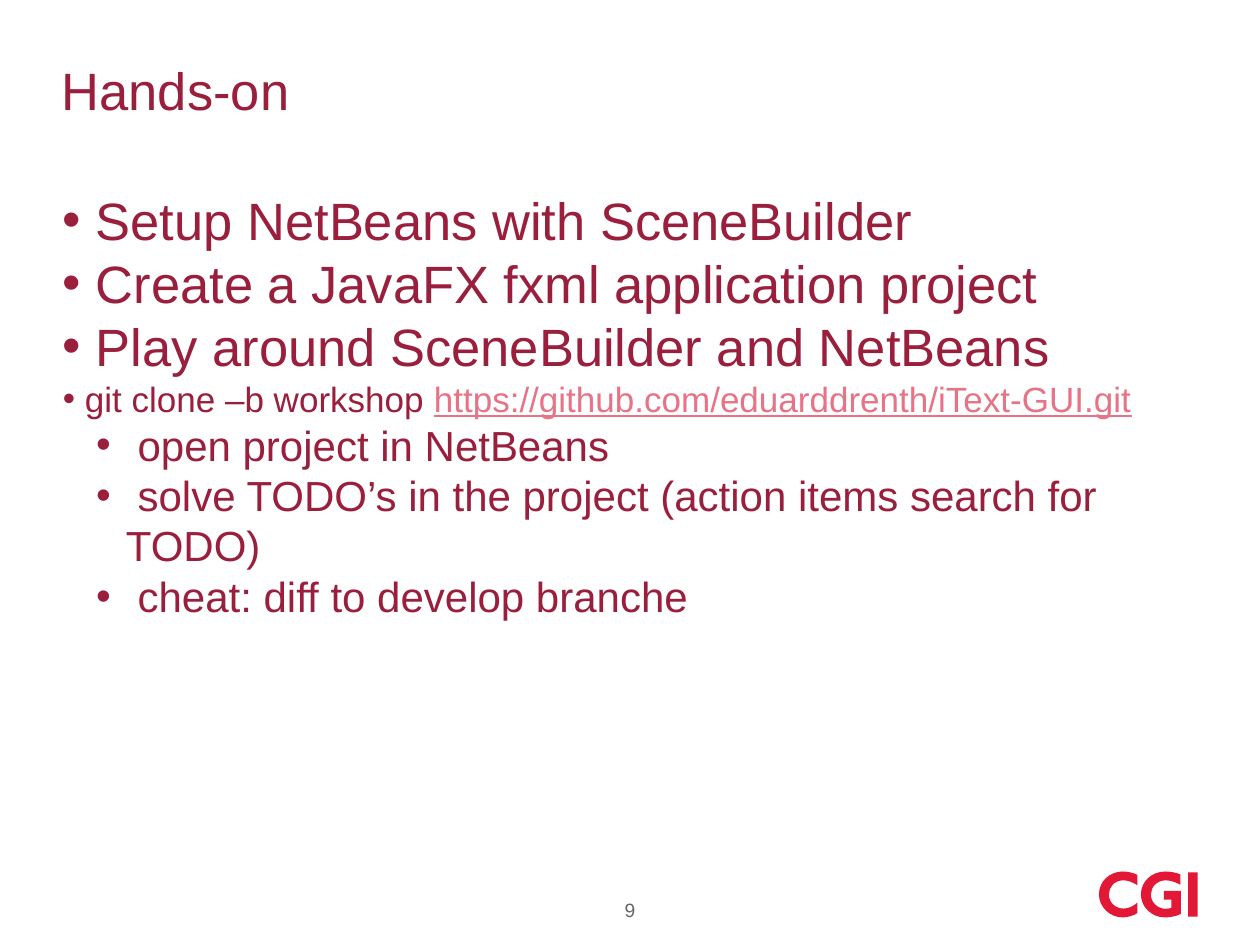
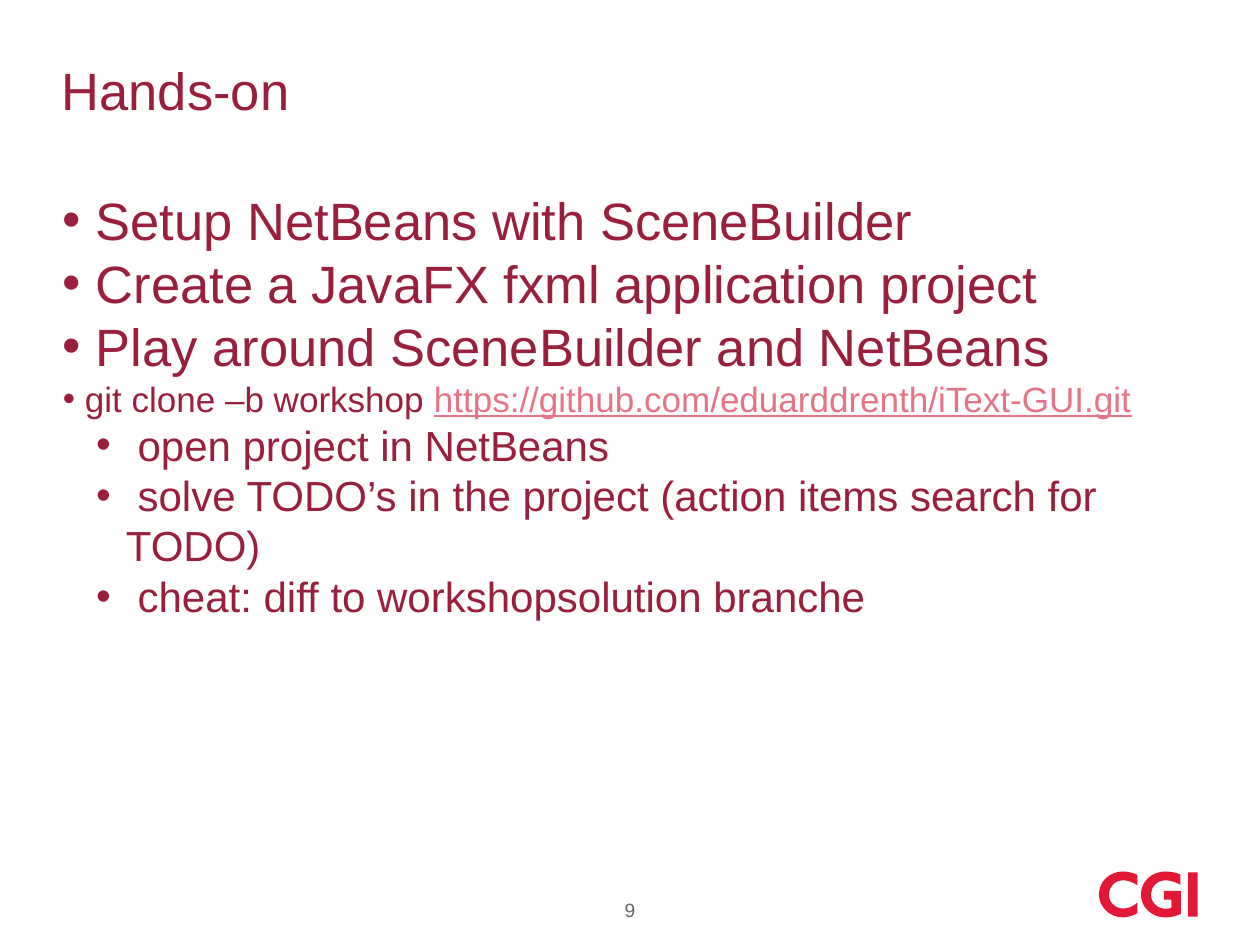
Before and after one commit to pczeeuw/fx_meetup, a slide deck: slide 9 of JavaFX meetup juli 2016.pptx. Drawn at 1260x945 pixels with LibreOffice and Linux fonts; fonts in the diff are those of the drawing; background and template pictures are left out. Boxes give left, top, right and bottom in pixels: in the first picture for what was removed or moved away, otherwise in the second. Text is boxed around its words. In the diff, an @@ line names an element or a change of style, - is before the commit and + after.

```diff
--- a/JavaFX meetup juli 2016.pptx
+++ b/JavaFX meetup juli 2016.pptx
@@ text at bbox=[138, 581, 865, 620]: text changed @@
-  • cheat: diff to develop branche
+  • cheat: diff to workshopsolution branche
```
Also in this commit, not shown: 3 other slides changed.
